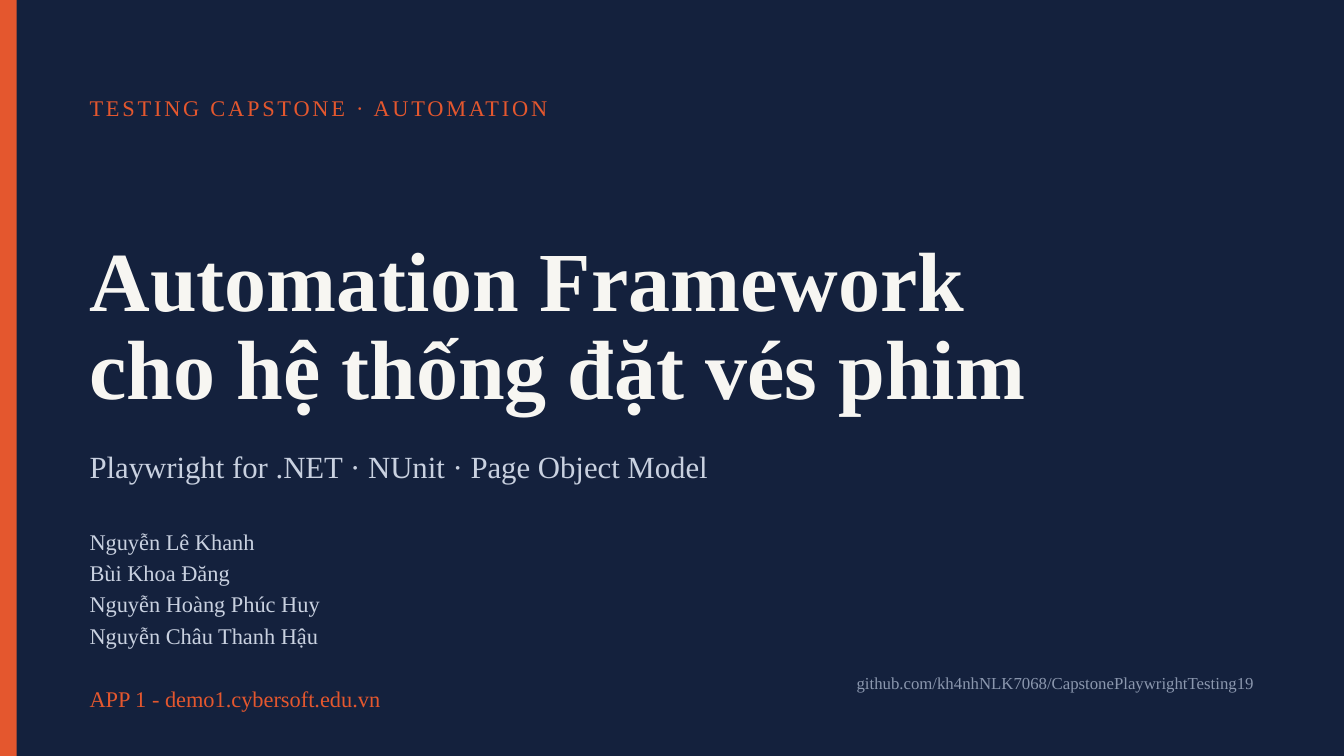
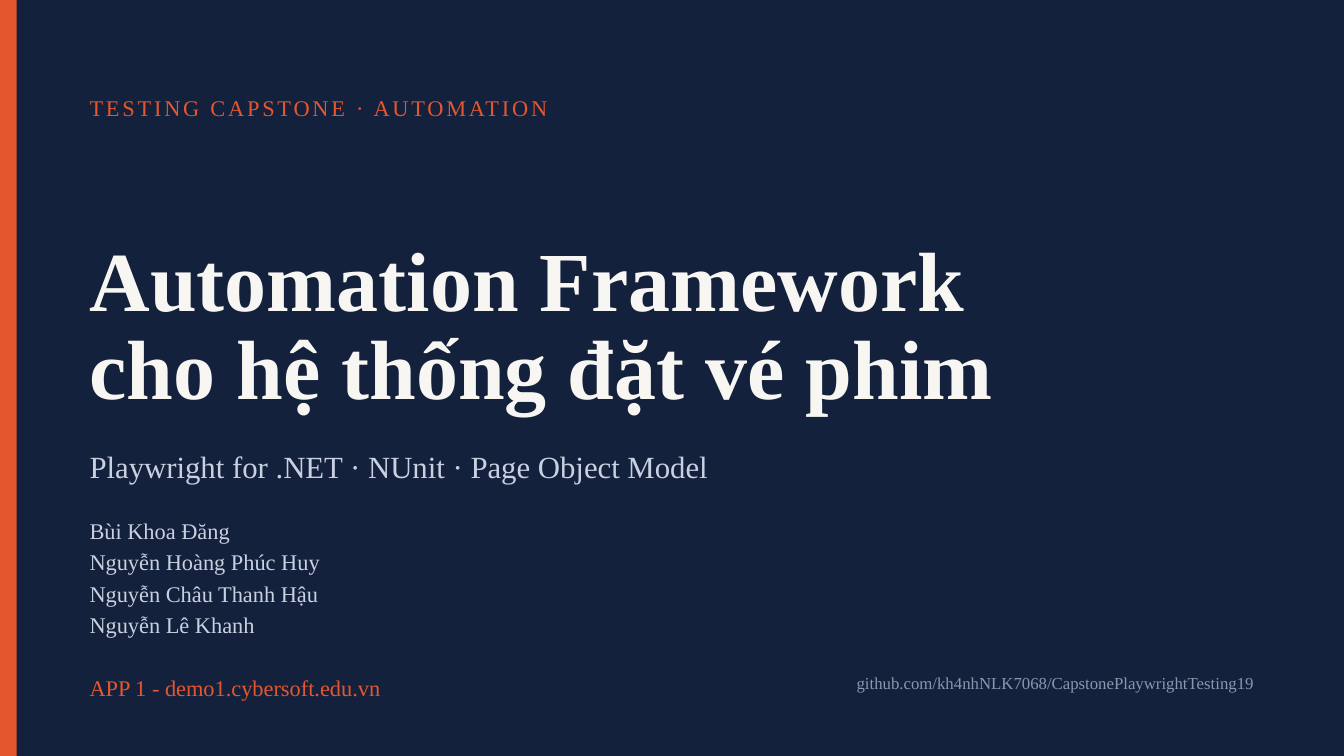
Before and after one commit to kh4nhNLK7068/CapstonePlaywrightTesting19, a slide deck: slide 1 of docs/Capstone Automation - Movie Booking.pptx. Drawn at 1344x756 pixels with LibreOffice and Linux fonts; fonts in the diff are those of the drawing. Boxes give left, top, right and bottom in pixels: in the first picture for what was removed or moved away, otherwise in the second. Text is boxed around its words. In the diff, an @@ line names an element or a change of style, - is before the commit and + after.

```diff
--- a/docs/Capstone Automation - Movie Booking.pptx
+++ b/docs/Capstone Automation - Movie Booking.pptx
@@ title at (90,338,993,415): text changed @@
-cho hệ thống đặt vés phim
+cho hệ thống đặt vé phim
@@ text at (90,533,255,555): paragraph removed @@
-Nguyễn Lê Khanh
@@ text "Bùi Khoa Đăng": place and size @@
-text "Bùi Khoa Đăng" at (90,533,380,712)
+text "Bùi Khoa Đăng" at (90,523,380,701)
@@ text at (90,616,255,638): paragraph added @@
+Nguyễn Lê Khanh
```
Also in this commit, not shown: 1 other slide changed, 7 other files.
